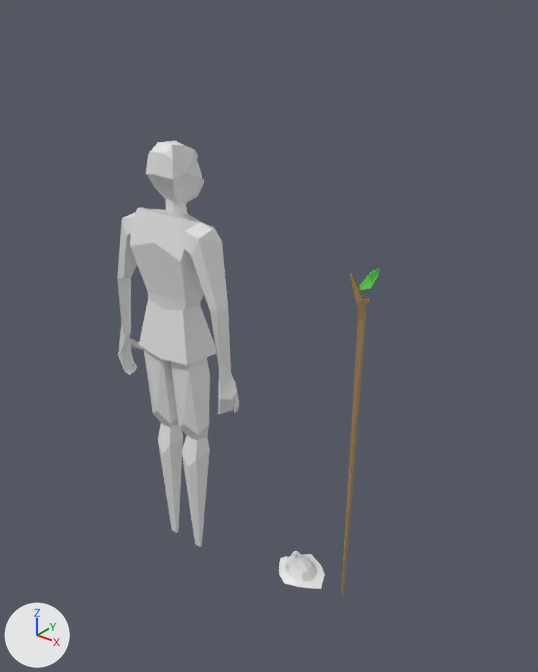
An edit to the FBX model Assets/Resources/Characters/Path/path_fixed.fbx, drawn before and after from the same camera.
Camera for both pictures: a 50 mm camera at (41.8, -40.1, 49.6) aimed at (8.5, 1.6, 23.8). Arrows for +X, +Y and +Z are at lower left; the lights stay in place. Where no turn or scale is listed for an object, it has been applied to the vertices.

Names of what the first picture shows: 'Hat', 'model', 'staff'.
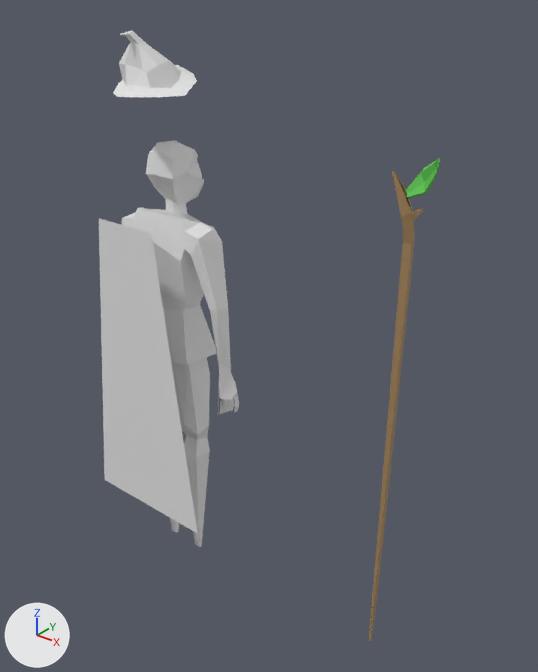
Edits to the bpy script that builds the scene:
```text
Add me_plane:
    me_plane.from_pydata([(6.0, 0.0, -25.2), (-6.0, 0.0, -25.2), (2.9, 0.0, 0.8), (-2.9, 0.0, 0.8)], [], [(0, 2, 3, 1)])
Change ob_hat:
    ob_hat.location: (10.84, 3.44, -0.42) -> (0.02, -1.21, 42.91)
    ob_hat.rotation_euler: (0.0, 0.0, -3.142) -> (-0.23, -0.00543, 3.131)  # degrees (0, 0, -180) -> degrees (-13, -0.3, 179)
    ob_hat.scale: (1.0, 1.0, 1.0) -> (1.44, 1.44, 1.44)
Change ob_staff:
    ob_staff.location: (15.29, 4.0, 15.16) -> (20.68, 0.0, 20.62)
    ob_staff.scale: (0.391, 0.391, 0.391) -> (0.487, 0.487, 0.487)
Add ob_plane:
    ob_plane = bpy.data.objects.new('Plane', me_plane)
    ob_plane.location = (0.0, -5.06, 32.07)
```

Boxes (x1, y1, x2, y2) around the edits, measured in the pictures (538 x 672 px):
'Plane', added
    after: (99, 218, 198, 534)
'staff', moved, rescaled (80% wider, 48% taller)
    before: (341, 268, 380, 595)
    after: (369, 158, 440, 642)
'Hat', moved, turned, rescaled
    before: (279, 551, 325, 589)
    after: (113, 31, 197, 97)
